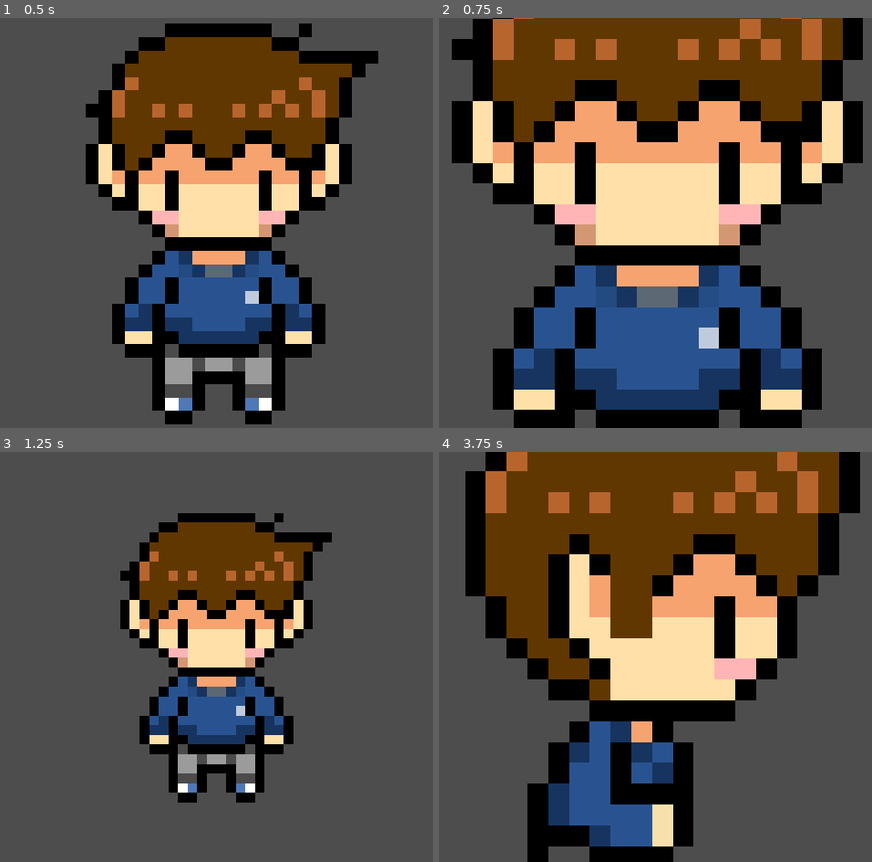
Above: before the commit, frames 1-4 (two rows, left to right).
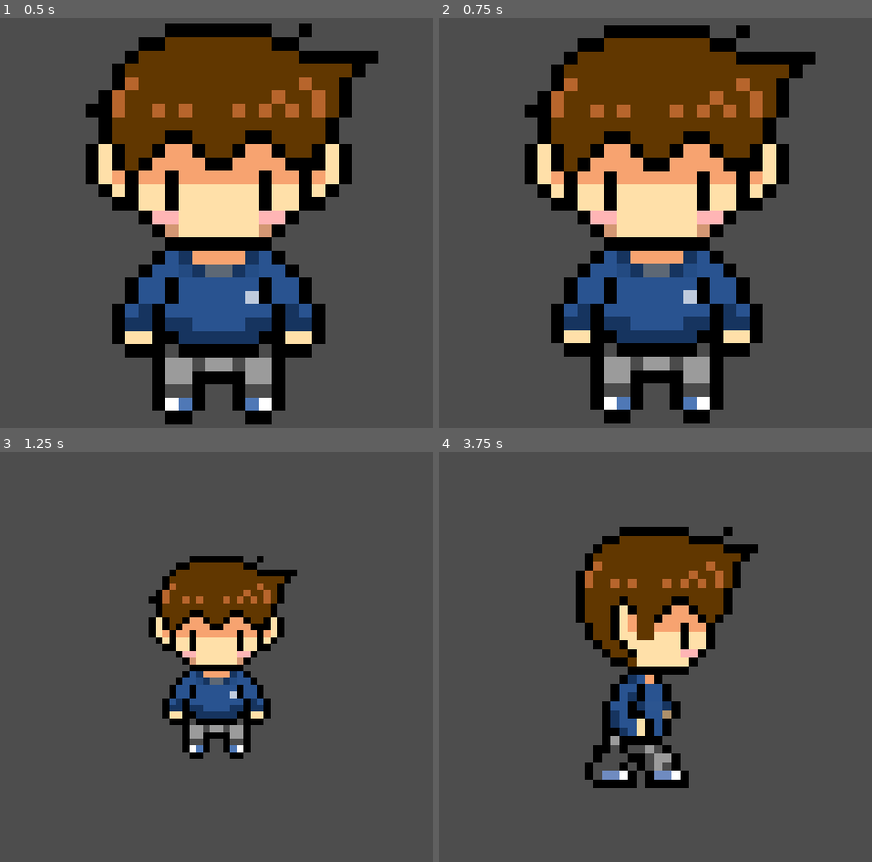
Above: after the commit, the same moments.

Repository: Reshlynt/Crunch-Time
Game: Godot game, scene res://scenes/hero.tscn
Two runs of this game, one before a commit and one after it. Both use one fixed random seed, a clock stepped at 60 frames per second and the inputs below. This scene is started directly instead of the project's main scene.
Inputs (mouse positions are in pixels of both pictures, inside the frame that each line leads up to):
- Up to frame 1 (0.5 s): no input
- Up to frame 2 (0.75 s): tap Enter at 0.5 s; move the mouse to (815, 202) at 0.52 s; hold E (rotate_right) from 0.53 s (still down); tap Mouse wheel up (zoom_in) at 0.6 s
- Up to frame 3 (1.25 s): keep holding E (rotate_right); tap Space (jump) at 0.77 s; tap Mouse wheel down (zoom_out) at 0.8 s
- Up to frame 4 (3.75 s): move the mouse to (508, 677) at 1.27 s; release E (rotate_right) at 1.28 s; hold S (move_down) 1.28-2.03 s; tap Mouse wheel down (zoom_out) at 1.35, 2.3, 2.85 s; tap Space (jump) at 1.52, 3.02 s; tap Mouse wheel up (zoom_in) at 1.55, 2.1, 3.05, 3.6 s; move the mouse to (729, 566) at 2.02 s; hold E (rotate_right) 2.03-2.78 s; move the mouse to (620, 739) at 2.77 s; hold W (move_up) 2.78-3.53 s; move the mouse to (outside the picture) at 3.52 s; hold A (move_left) from 3.53 s (still down)

Frame 1 is identical in both runs. In frame 2, 60% of the frame differs, in the area x 2-98%, y 0-100%; in frame 3, 18%; in frame 4, 55%.

Commit message:
Tweaked some values

Diff:
--- a/project.godot
+++ b/project.godot
@@ -92,5 +92,7 @@
 [rendering]
 
 textures/canvas_textures/default_texture_filter=0
+renderer/rendering_method="gl_compatibility"
+renderer/rendering_method.mobile="gl_compatibility"
 textures/decals/filter=0
 textures/light_projectors/filter=0
--- a/scenes/hero.tscn
+++ b/scenes/hero.tscn
@@ -6,23 +6,6 @@
 
 [sub_resource type="CapsuleShape3D" id="CapsuleShape3D_0iwpi"]
 height = 1.39418
-
-[sub_resource type="Animation" id="Animation_sr3xs"]
-length = 1.2
-loop_mode = 1
-step = 0.15
-tracks/0/type = "value"
-tracks/0/imported = false
-tracks/0/enabled = true
-tracks/0/path = NodePath(".:animation_frame")
-tracks/0/interp = 1
-tracks/0/loop_wrap = true
-tracks/0/keys = {
-"times": PackedFloat32Array(0, 0.15, 0.3, 0.45, 0.6, 0.75, 0.9, 1.05),
-"transitions": PackedFloat32Array(1, 1, 1, 1, 1, 1, 1, 1),
-"update": 1,
-"values": [0, 1, 2, 3, 4, 5, 6, 7]
-}
 
 [sub_resource type="Animation" id="Animation_kl7wc"]
 length = 0.001
@@ -37,6 +20,23 @@
 "transitions": PackedFloat32Array(1),
 "update": 1,
 "values": [0]
+}
+
+[sub_resource type="Animation" id="Animation_sr3xs"]
+length = 0.8
+loop_mode = 1
+step = 0.1
+tracks/0/type = "value"
+tracks/0/imported = false
+tracks/0/enabled = true
+tracks/0/path = NodePath(".:animation_frame")
+tracks/0/interp = 1
+tracks/0/loop_wrap = true
+tracks/0/keys = {
+"times": PackedFloat32Array(0, 0.1, 0.2, 0.3, 0.4, 0.5, 0.6, 0.7),
+"transitions": PackedFloat32Array(1, 1, 1, 1, 1, 1, 1, 1),
+"update": 1,
+"values": [0, 1, 2, 3, 4, 5, 6, 7]
 }
 
 [sub_resource type="AnimationLibrary" id="AnimationLibrary_bf4fo"]
--- a/scenes/spring_arm_3d.gd
+++ b/scenes/spring_arm_3d.gd
@@ -1,9 +1,9 @@
 extends SpringArm3D
 
-@export var zoom_inc = 1
+const ZOOM_INC = 1
 
-const ZOOM_NEAR = 1
-const ZOOM_FAR = 4
+const MAX_ZOOM_NEAR = 1
+const MAX_ZOOM_FAR = 8
 
 func _physics_process(delta: float) -> void:
 	handle_camera()
@@ -37,14 +37,17 @@
 		var tween = create_tween()
 		tween.set_trans(Tween.TRANS_SINE)
 		tween.set_ease(Tween.EASE_OUT)
-		tween.tween_property(self,"rotation:y", PI, 0.5)
+		tween.tween_property(self,"rotation:y", 0, 0.5)
 
 
 func handle_zoom():
-	if Input.is_action_just_pressed("zoom_in") and spring_length >= ZOOM_NEAR:
+	if Input.is_action_just_pressed("zoom_in") and spring_length >= MAX_ZOOM_NEAR:
 
 		# TODO might need to tone down this value
-		var newlength = spring_length - zoom_inc
+		var newlength = spring_length - ZOOM_INC
+
+		# make sure that it doesn't go out of bounds
+		if newlength < MAX_ZOOM_NEAR: newlength = MAX_ZOOM_NEAR
 
 		var tween = create_tween()
 		tween.set_trans(Tween.TRANS_SINE)
@@ -55,10 +58,12 @@
 			newlength,
 			0.5
 		)
-	elif Input.is_action_just_pressed("zoom_out") and spring_length < ZOOM_FAR:
+	elif Input.is_action_just_pressed("zoom_out") and spring_length < MAX_ZOOM_FAR:
 
-		# TODO might need to tone down this value
-		var newlength = spring_length + zoom_inc
+		var newlength = spring_length + ZOOM_INC
+
+		# make sure that it doesn't go out of bounds
+		if newlength >= MAX_ZOOM_FAR: newlength = MAX_ZOOM_FAR
 
 		var tween = create_tween()
 		tween.set_trans(Tween.TRANS_SINE)
